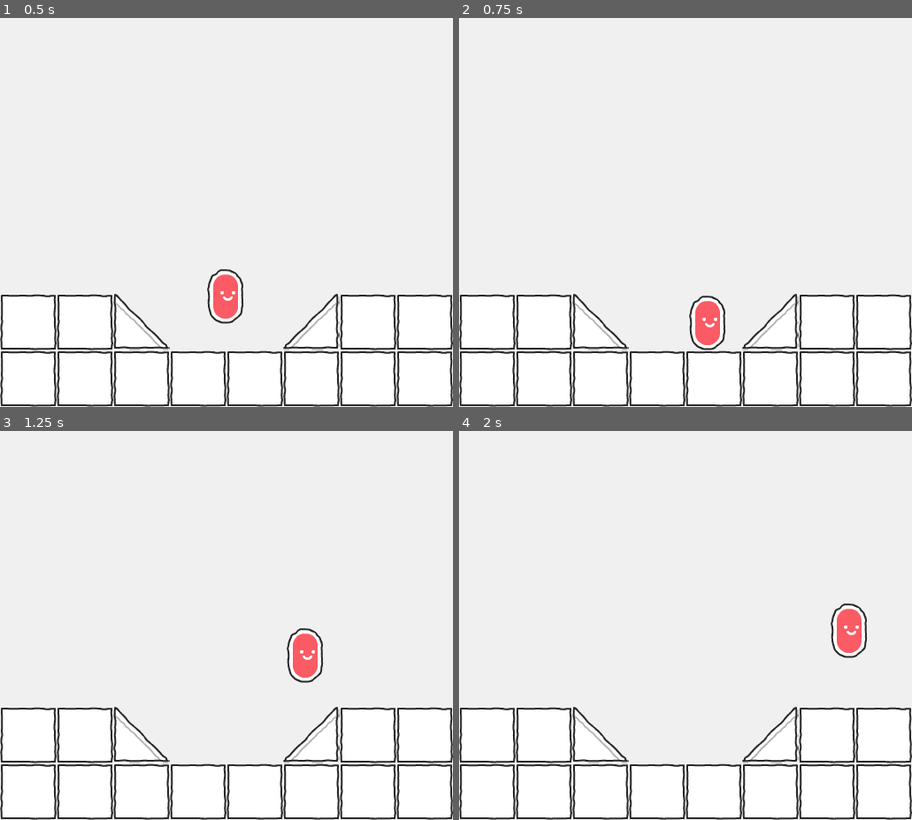
Above: before the commit, frames 1-4 (two rows, left to right).
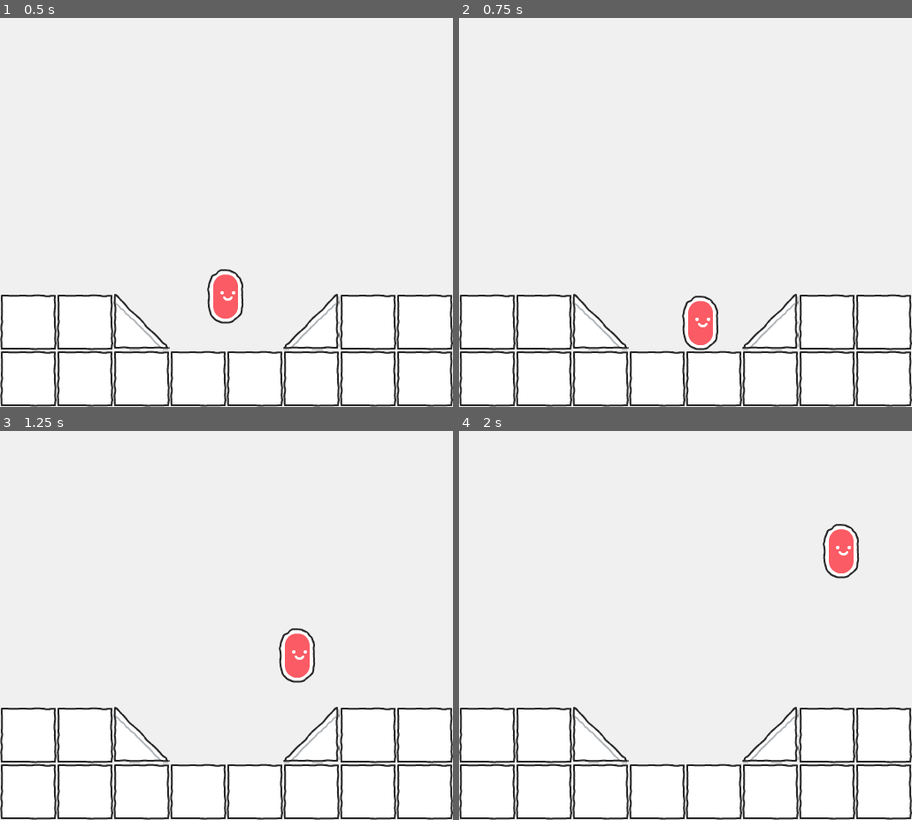
Above: after the commit, the same moments.

Repository: StarlkYT/Player-Controller
Game: Godot game, scene res://core/scenes/Root.tscn
Same seed, same stepped clock (60 frames per second), same inputs: the game is played once before the commit and once after it.
Inputs:
- Up to frame 1 (0.5 s): no input
- Up to frame 2 (0.75 s): hold Right (ui_right) from 0.53 s (still down)
- Up to frame 3 (1.25 s): keep holding Right (ui_right); tap Up (ui_up) at 0.77 s
- Up to frame 4 (2 s): keep holding Right (ui_right); tap Up (ui_up) at 1.52 s

Frame 1 is identical in both runs. In frame 2, 0.7% of the frame differs, in the area x 49-59%, y 71-86%; in frame 3, 0.7%; in frame 4, 1.5%, in the area x 80-91%, y 23-59%.

Commit message:
Double jump ability & Smooth movement

Diff:
--- a/core/scripts/Player.gd
+++ b/core/scripts/Player.gd
@@ -12,14 +12,16 @@
 
 # Player movement settings
 export (int) var speed = 128
+export (int) var max_speed = 256
 export (int) var gravity = 256
 export (int) var jump_power = 256
 export (int) var snap_length = 32
 export (int) var max_floor_degree = 45
+export (bool) var double_jump_ability = true
 
 # Smoothing-related variables for player movement
-export (int) var ground_friction = 15
-export (int) var air_friction = 5
+export (int) var ground_friction = 7
+export (int) var air_friction = 13
 
 onready var player_sprite: Sprite = $CollisionShape2D/Sprite
 onready var player_on_floor: RayCast2D = $OnFloor
@@ -46,12 +48,22 @@
 func apply_movement(delta: float) -> void:
 	if get_horizontal_input() != 0:
 		player_sprite.flip_h = get_horizontal_input() < 1
-	motion.x = get_horizontal_input() * speed
+	if get_horizontal_input() != 0:
+		motion.x = lerp(motion.x, get_horizontal_input() * speed, friction * delta)
+	else:
+		motion.x = lerp(motion.x, 0, friction * delta)
 
 func apply_jump() -> void:
-	if Input.is_action_just_pressed(jump_key) and player_on_floor.is_colliding():
-		snap_vector = Vector2.UP
-		motion.y = -jump_power
+	if Input.is_action_just_pressed(jump_key):
+		if player_on_floor.is_colliding():
+			snap_vector = Vector2.UP
+			motion.y = -jump_power
+			double_jump = true
+		else:
+			if double_jump_ability == true:
+				if double_jump == true:
+					motion.y = -jump_power
+					double_jump = false
 	else:
 		snap_vector = snap_direction * snap_length
 
